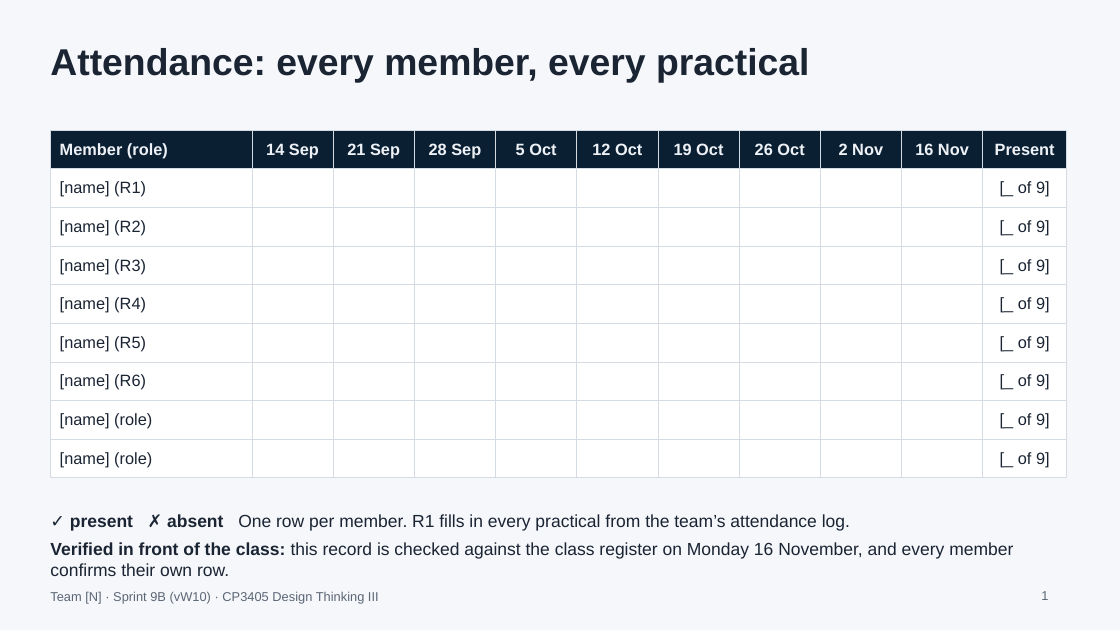
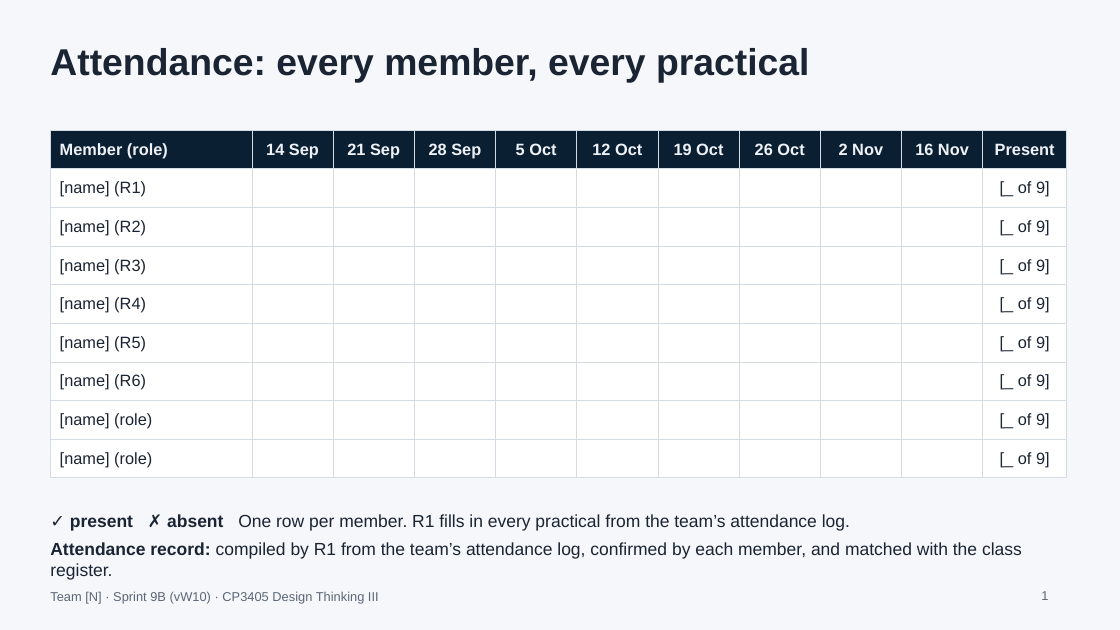
Before and after one commit to ProfDrTan/dt3-tr3-26-course-website, a slide deck: slide 1 of assets/sprint9b/sprint9b-presentation-template.pptx. Drawn at 1120x630 pixels with LibreOffice and Linux fonts; fonts in the diff are those of the drawing. Boxes give left, top, right and bottom in pixels: in the first picture for what was removed or moved away, otherwise in the second. Text is boxed around its words. In the diff, an @@ line names an element or a change of style, - is before the commit and + after.

```diff
--- a/assets/sprint9b/sprint9b-presentation-template.pptx
+++ b/assets/sprint9b/sprint9b-presentation-template.pptx
@@ text at (50, 542, 1022, 580): text changed @@
-Verified in front of the class: this record is checked against the class register on Monday 16 November, and every member confirms their own row.
+Attendance record: compiled by R1 from the team’s attendance log, confirmed by each member, and matched with the class register.
```
Also in this commit, not shown: 1 other file.
